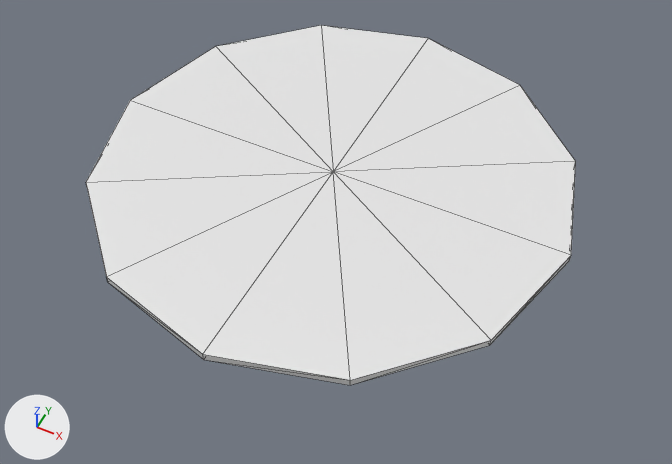
An edit to the FBX model doom_the_hedge/Assets/Art/Environment/Beach/Rockpool.FBX, drawn before and after from the same camera.
Camera for both pictures: a 50 mm camera at (5.47, -10.82, 12.06) aimed at (0.63, -1.16, -0.03). Every picture has the same lights, and +X, +Y and +Z are marked at lower left. Mesh edges are drawn as thin lines. Materials are left out; every surface is plain grey. Where no turn or scale is listed for an object, it has been applied to the vertices.

The first picture shows 'Rockpool'.
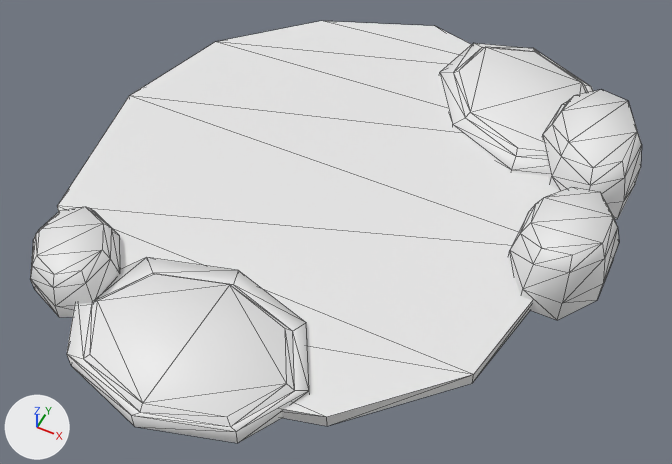
What differs and where, as boxes [x1, y1, x2, y2] in the pictures (672 x 464 px; the box of a moved part takes in the faces that stretch with it):
```json
{"object": "Rockpool", "change": "reshaped", "before": [86, 25, 576, 385], "after": [30, 21, 642, 443], "on screen": "25% wider, 17% taller"}
{"part": 1, "of": "me_mesh", "change": "added", "after": [543, 90, 642, 219]}
{"part": 2, "of": "me_mesh", "change": "added", "after": [440, 43, 593, 176]}
{"part": 3, "of": "me_mesh", "change": "added", "after": [508, 187, 619, 320]}
{"part": 4, "of": "me_mesh", "change": "added", "after": [67, 258, 310, 443]}
{"part": 5, "of": "me_mesh", "change": "added", "after": [30, 207, 120, 317]}
{"part": 6, "of": "me_mesh", "change": "moved or reshaped", "before": [86, 25, 576, 385], "after": [57, 21, 559, 426]}
```

Scene script edits in JSON lines:
```json
{"block": "me_mesh", "where": "# used by ob_rockpool; location = (0.0, 0.0, 0.0)"}
{"op": "remove", "block": "me_mesh", "code": "me_mesh.from_pydata(...)  # 26 vertices, 48 faces; spans x -4.46..4.46, y -4.46..4.46, z 0.0..0.14"}
{"op": "add", "block": "me_mesh", "code": "me_mesh.from_pydata(...)  # 184 vertices, 304 faces; spans x -4.46..5.11, y -5.9..4.89, z 0.0..1.23"}
{"block": "me_mesh", "change": "me_mesh part 1: a new loose piece of 32 vertices spanning x 3.15..4.98, y 0.94..3.67, z 0.0..1.19"}
{"block": "me_mesh", "change": "me_mesh part 2: a new loose piece of 32 vertices spanning x 0.71..4.35, y 1.32..4.89, z 0.0..0.42"}
{"block": "me_mesh", "change": "me_mesh part 3: a new loose piece of 32 vertices spanning x 3.55..5.11, y -1.29..1.03, z 0.0..1.23"}
{"block": "me_mesh", "change": "me_mesh part 4: a new loose piece of 32 vertices spanning x -2.38..1.82, y -5.9..-2.89, z 0.0..0.42"}
{"block": "me_mesh", "change": "me_mesh part 5: a new loose piece of 32 vertices spanning x -3.7..-1.98, y -4.8..-2.84, z 0.0..0.81"}
{"block": "me_mesh", "change": "me_mesh part 6"}
{"block": "me_mesh", "change": "22 vertices are removed from x -4.46..4.46, y -4.46..4.46, z 0.0..0.14"}
{"block": "me_mesh", "change": "48 faces are deleted"}
{"block": "me_mesh", "change": "12 vertices are added at x -4.46..4.46, y -5.24..4.77, z 0.0..0.26"}
{"block": "me_mesh", "change": "8 new vertices lie (0.0, 0.0, 0.26) away from vertices in x -3.86..3.86, y -5.24..4.77, z 0.0"}
{"block": "me_mesh", "change": "34 new faces join them"}
```
